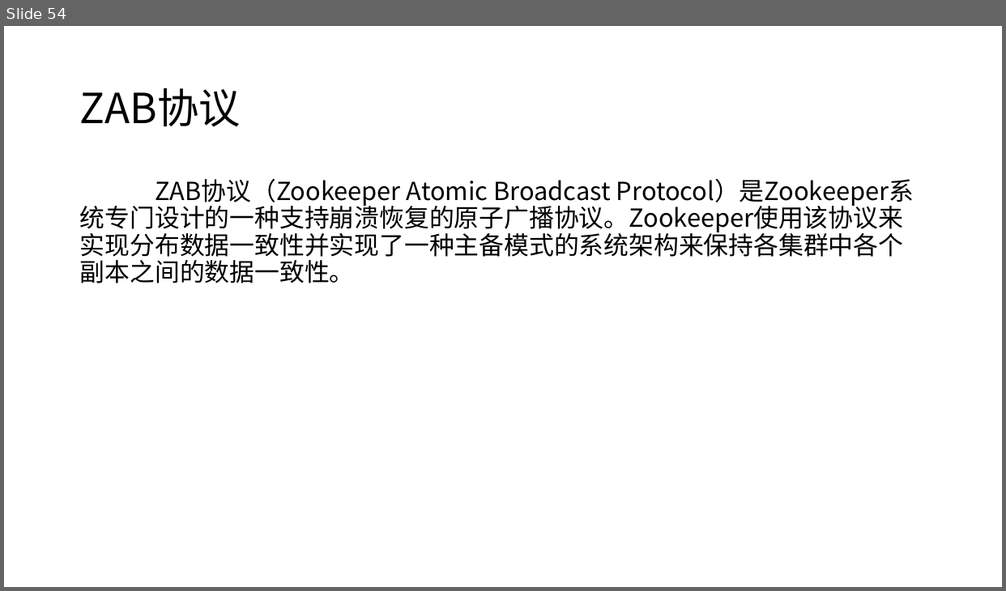
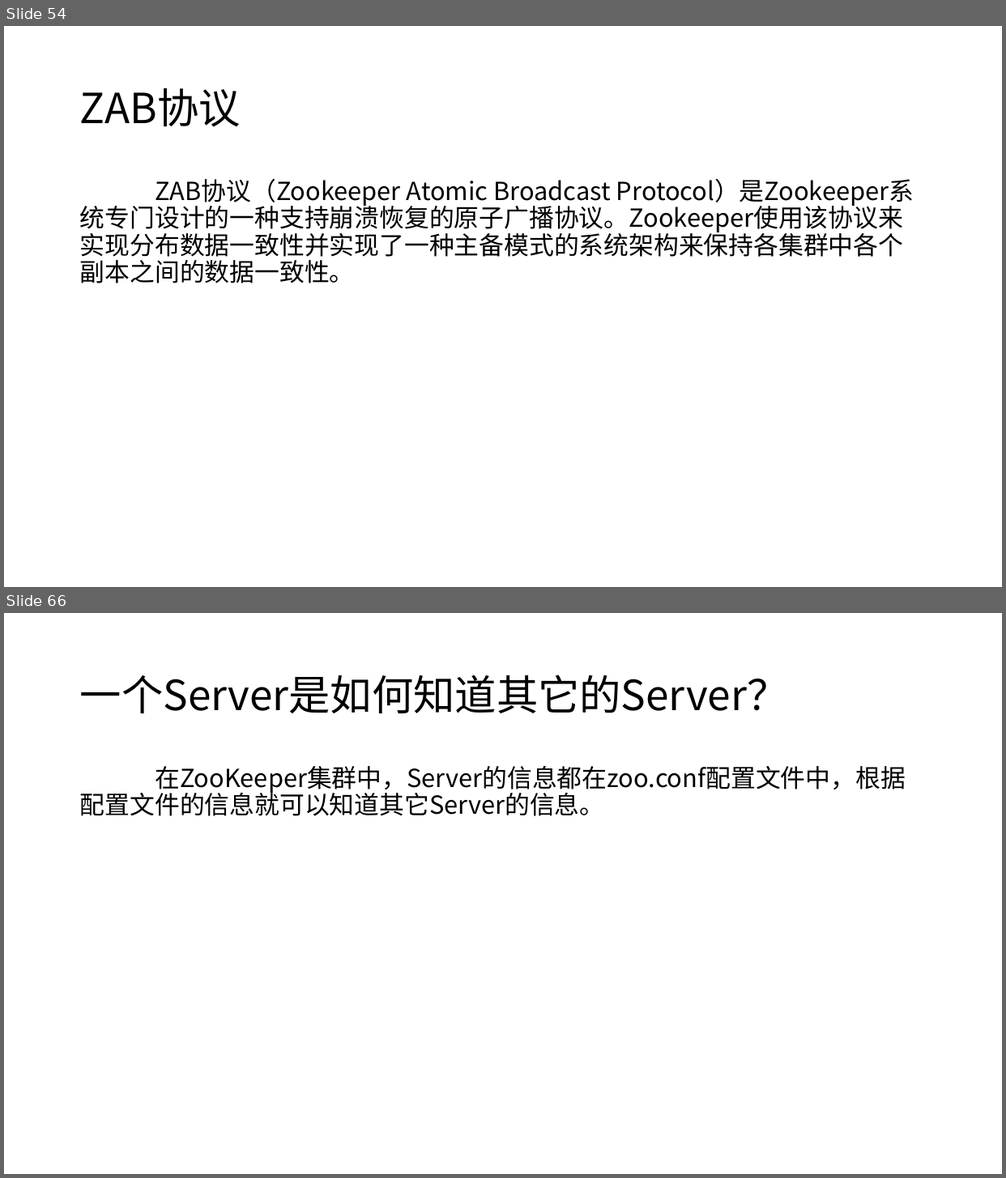
Before and after one commit to moxingwang/zookeeper, a slide deck: zookeeper.pptx. Shown one above the other, each under a label of ours: slide 54 before the commit, slides 54 and 66 after it; the slides between them are not shown. The pictures are 1006x591 and 1006x1178 pixels, drawn with LibreOffice and Linux fonts; fonts in the diff are those of the drawing. Boxes give left, top, right and bottom in pixels: in the first picture for what was removed or moved away, otherwise in the second. Text is boxed around its words. In the diff, an @@ line names an element or a change of style, - is before the commit and + after.

```diff
--- a/zookeeper.pptx
+++ b/zookeeper.pptx
@@ slide 66 added at (4, 613, 1002, 1174), background #FFFFFF @@
@@ title added at (80, 675, 789, 713), 40 pt, text #000000 @@
+一个Server是如何知道其它的Server？
@@ text added at (80, 766, 905, 816), 24 pt, text #000000 @@
+在ZooKeeper集群中，Server的信息都在zoo.conf配置文件中，根据配置文件的信息就可以知道其它Server的信息。
```
Also in this commit, not shown: 52 other slides added, 5 slides removed.
